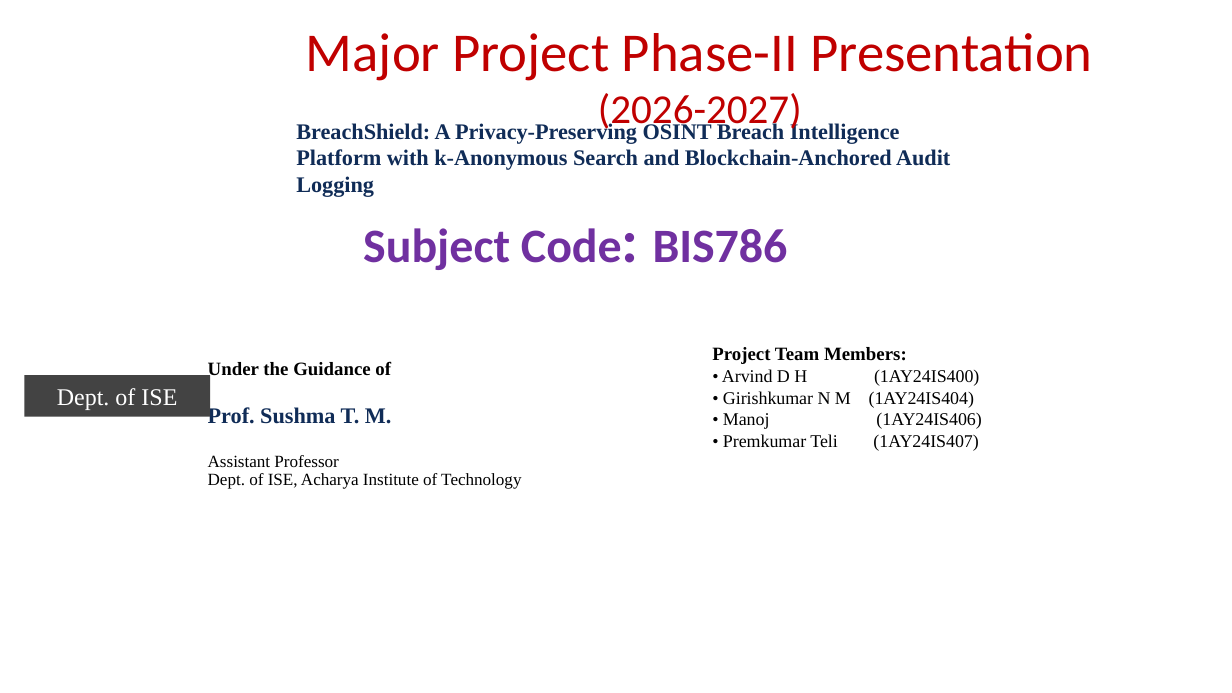
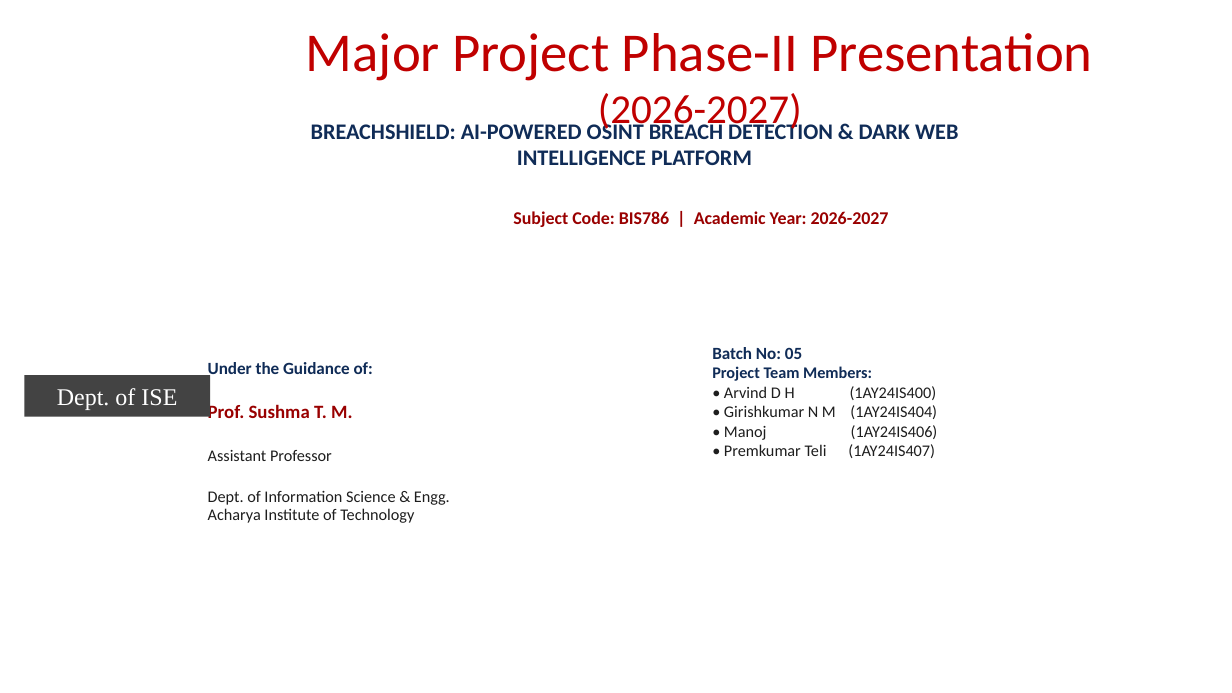
Before and after one commit to premkumarteli/OSINT-BreachShield, a slide deck: slide 1 of docs/Phase2/Final_presentation2 format 2026-27.pptx. Drawn at 1232x693 pixels with LibreOffice and Linux fonts; fonts in the diff are those of the drawing; background and template pictures are left out. Boxes give left, top, right and bottom in pixels: in the first picture for what was removed or moved away, otherwise in the second. Text is boxed around its words. In the diff, an @@ line names an element or a change of style, - is before the commit and + after.

Commit message:
docs(phase2): save updated presentation and project report documents

```diff
--- a/docs/Phase2/Final_presentation2 format 2026-27.pptx
+++ b/docs/Phase2/Final_presentation2 format 2026-27.pptx
@@ title at (311, 120, 958, 165): text changed; font Times New Roman to Calibri @@
-BreachShield: A Privacy-Preserving OSINT Breach Intelligence Platform with k-Anonymous Search and Blockchain-Anchored Audit Logging
+BREACHSHIELD: AI-POWERED OSINT BREACH DETECTION & DARK WEB INTELLIGENCE PLATFORM
@@ text at (513, 211, 889, 227): text changed; size 28 to 10.5 pt; text colour #7030A0 to #990000 @@
-Subject Code: BIS786
+Subject Code: BIS786 | Academic Year: 2026-2027
@@ text at (712, 347, 938, 458): text changed; size 10.5 to 9.5 pt; font Times New Roman to Calibri; text colour #000000 to #1E1E1E @@
-Project Team Members:
-• Arvind D H (1AY24IS400)
-• Girishkumar N M (1AY24IS404)
-• Manoj (1AY24IS406)
-• Premkumar Teli (1AY24IS407)
+Batch No: 05
+Project Team Members:
+• Arvind D H (1AY24IS400)
+• Girishkumar N M (1AY24IS404)
+• Manoj (1AY24IS406)
+• Premkumar Teli (1AY24IS407)
@@ text at (208, 362, 450, 523): text changed; size 10 to 9.5 pt; font Times New Roman to Calibri; text colour #000000 to #1E1E1E @@
-Under the Guidance of
-Prof. Sushma T. M.
-Assistant Professor
-Dept. of ISE, Acharya Institute of Technology
+Under the Guidance of:
+Prof. Sushma T. M.
+Assistant Professor
+Dept. of Information Science & Engg.
+Acharya Institute of Technology
```
Also in this commit, not shown: 15 other slides changed, 25 other files.
